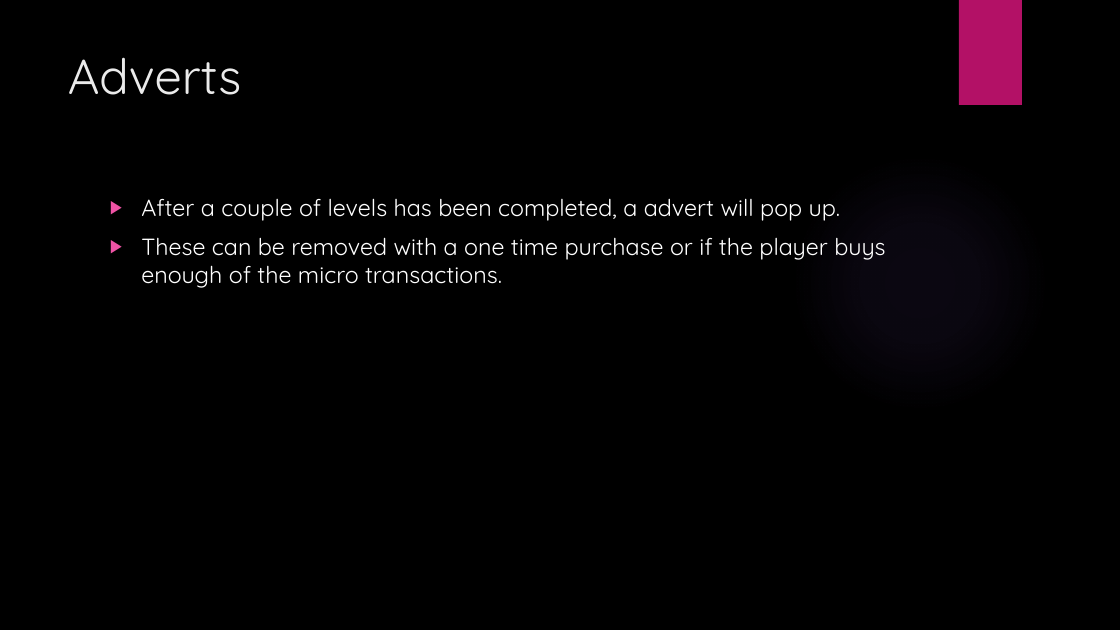
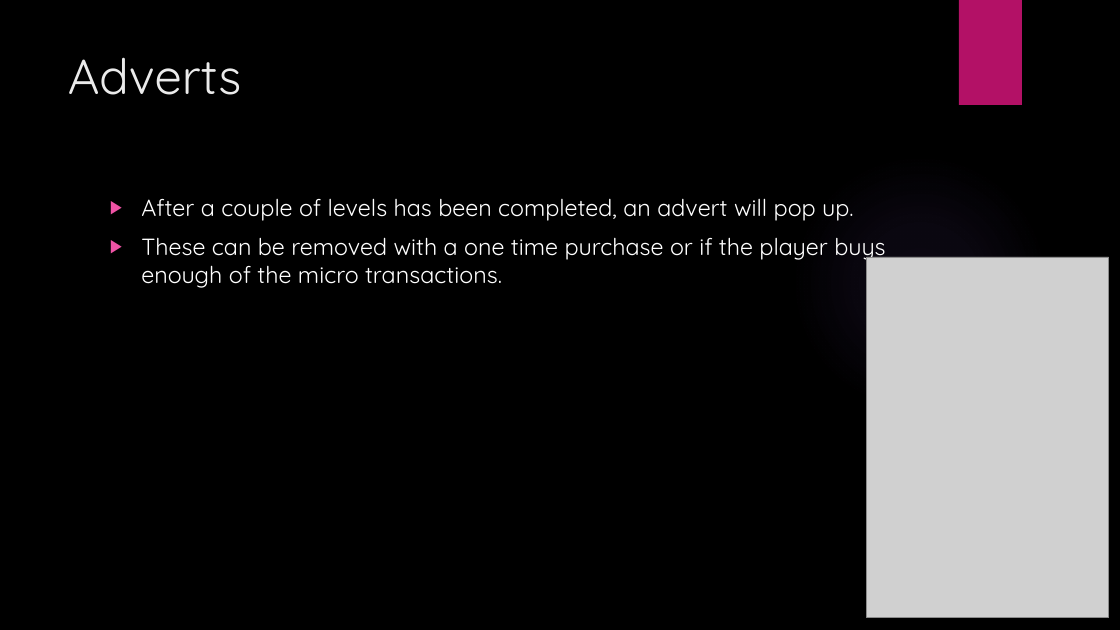
Before and after one commit to JMozza/Team-Skyrim, a slide deck: slide 9 of tgp powerpoint.pptx. Drawn at 1120x630 pixels with LibreOffice and Linux fonts; fonts in the diff are those of the drawing; grey boxes stand for pictures; background and template pictures are left out. Boxes give left, top, right and bottom in pixels: in the first picture for what was removed or moved away, otherwise in the second. Text is boxed around its words. In the diff, an @@ line names an element or a change of style, - is before the commit and + after.

```diff
--- a/tgp powerpoint.pptx
+++ b/tgp powerpoint.pptx
@@ text at (141, 198, 854, 221): text changed @@
-▶ After a couple of levels has been completed, a advert will pop up.
+▶ After a couple of levels has been completed, an advert will pop up.
@@ picture added at (867, 257, 1109, 618) @@
```
Also in this commit, not shown: 7 other slides changed, 6 other files.
